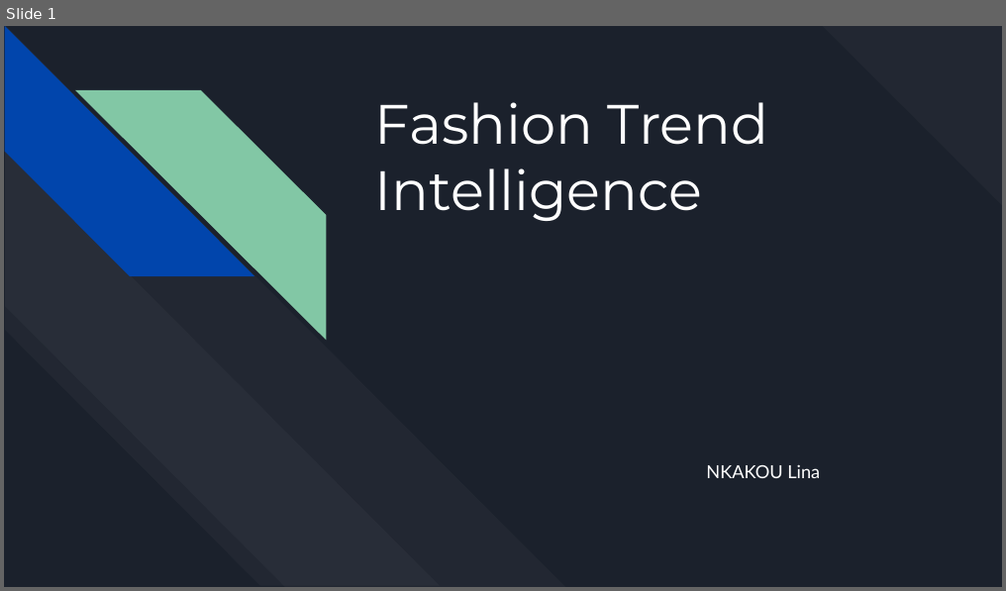
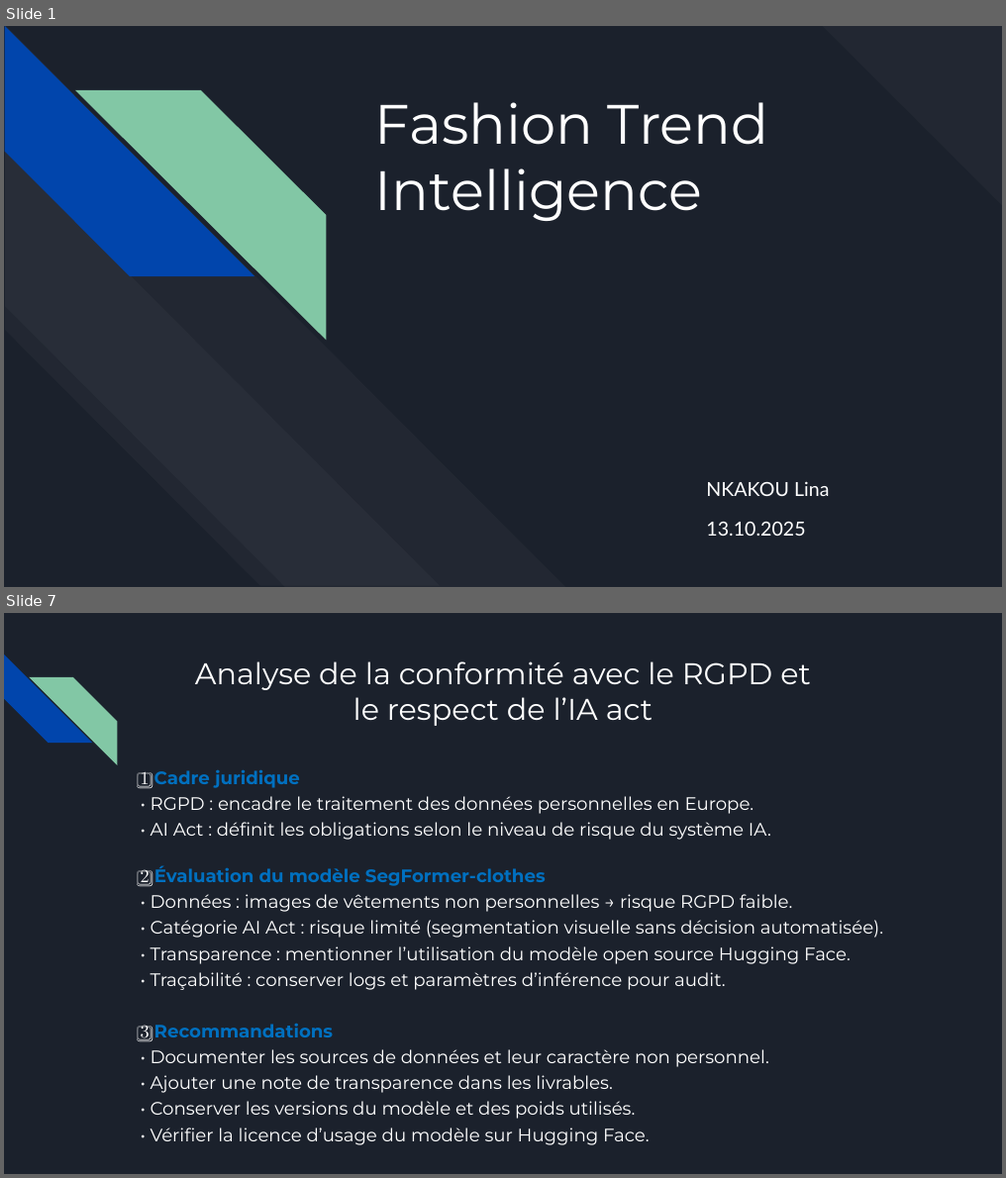
Before and after one commit to linalaetis/FashionTrend, a slide deck: docs/Nkakou_Lina_2_presentation_102025.pptx. Shown one above the other, each under a label of ours: slide 1 before the commit, slides 1 and 7 after it; the slides between them are not shown. The pictures are 1006x591 and 1006x1178 pixels, drawn with LibreOffice and Linux fonts; fonts in the diff are those of the drawing. Boxes give left, top, right and bottom in pixels: in the first picture for what was removed or moved away, otherwise in the second. Text is boxed around its words. In the diff, an @@ line names an element or a change of style, - is before the commit and + after.

```diff
--- a/docs/Nkakou_Lina_2_presentation_102025.pptx
+++ b/docs/Nkakou_Lina_2_presentation_102025.pptx
@@ slide 7 added at box(4, 613, 1002, 1174), background #1B212C @@
@@ diag stripe added at box(4, 655, 92, 743), fill #0145AC @@
@@ title added at box(195, 662, 811, 726), 21.6 pt, text #FFFFFF @@
+Analyse de la conformité avec le RGPD et le respect de l’IA act
@@ diag stripe added at box(29, 677, 117, 764), fill #82C7A5 @@
@@ text added at box(141, 769, 771, 840), 13 pt, text #FFFFFF @@
+1️⃣ Cadre juridique
+  • RGPD : encadre le traitement des données personnelles en Europe.
+  • AI Act : définit les obligations selon le niveau de risque du système IA.
@@ text added at box(141, 865, 883, 990), 13 pt, text #FFFFFF @@
+2️⃣ Évaluation du modèle SegFormer-clothes
+  • Données : images de vêtements non personnelles → risque RGPD faible.
+  • Catégorie AI Act : risque limité (segmentation visuelle sans décision automatisée).
+  • Transparence : mentionner l’utilisation du modèle open source Hugging Face.
+  • Traçabilité : conserver logs et paramètres d’inférence pour audit.
@@ text added at box(141, 1023, 769, 1146), 13 pt, text #FFFFFF @@
+3️⃣ Recommandations
+  • Documenter les sources de données et leur caractère non personnel.
+  • Ajouter une note de transparence dans les livrables.
+  • Conserver les versions du modèle et des poids utilisés.
+  • Vérifier la licence d’usage du modèle sur Hugging Face.
@@ slide 1 changed as well @@
@@ subtitle at box(706, 481, 829, 496): size 13 to 14 pt in "NKAKOU Lina"; line spacing 1 to 1.7 @@
@@ subtitle at box(706, 521, 805, 536): paragraph added @@
+13.10.2025
```
Also in this commit, not shown: 5 other slides changed, 1 other slide added, 2 slides removed, 3 other files.
